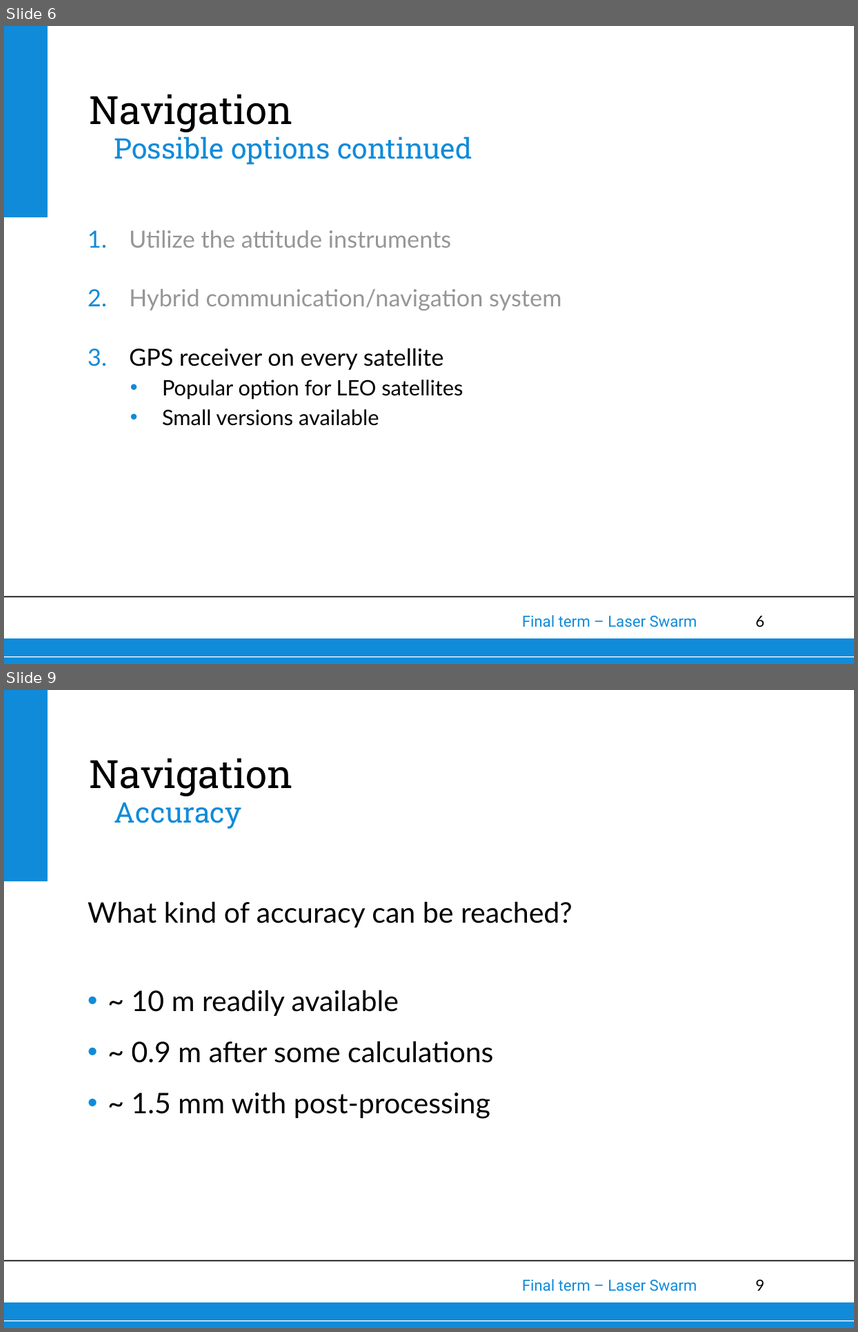
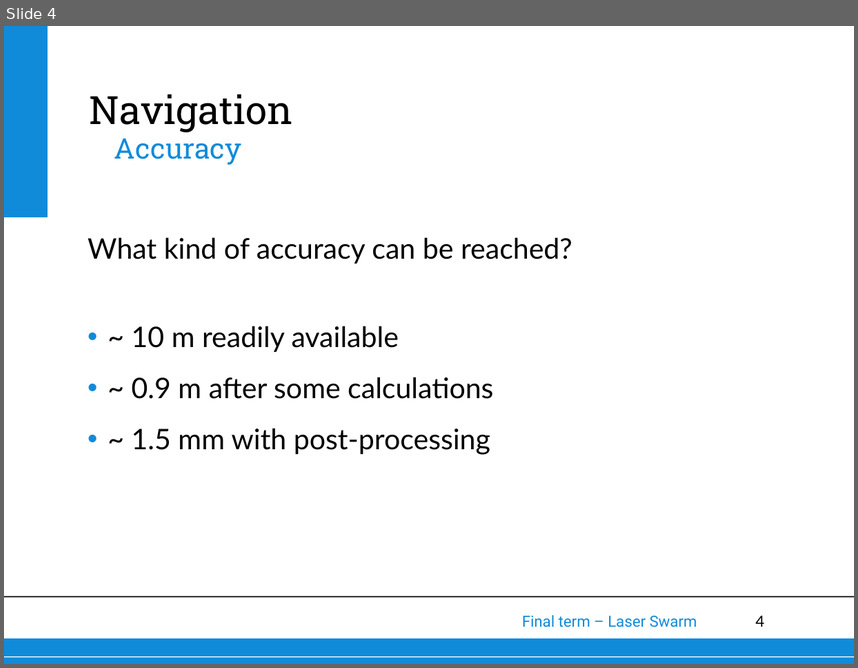
Before and after one commit to thewisenerd/laser-swarm, a slide deck: finalPresentation/subsections/Navigation.ppt. Shown one above the other, each under a label of ours: slides 6 and 9 before the commit, slide 4 after it; the slides between them are not shown. The pictures are 858x1332 and 858x668 pixels, drawn with LibreOffice and Linux fonts; fonts in the diff are those of the drawing; background and template pictures are left out. Boxes give left, top, right and bottom in pixels: in the first picture for what was removed or moved away, otherwise in the second. Text is boxed around its words. In the diff, an @@ line names an element or a change of style, - is before the commit and + after.

```diff
--- a/finalPresentation/subsections/Navigation.ppt
+++ b/finalPresentation/subsections/Navigation.ppt
@@ slide 6 removed at (4,26,854,664), background #FFFFFF; not listed: 6 template elements that a slide beside it also shows @@
@@ title removed at (90,94,293,132) @@
-Navigation
@@ text removed at (114,136,473,165) @@
-Possible options continued
@@ text removed at (129,230,562,426) @@
-1. Utilize the attitude instruments
-2. Hybrid communication/navigation system
-3. GPS receiver on every satellite
-  • Popular option for LEO satellites
-  • Small versions available
@@ what was slide 9 is now slide 4 @@
@@ page number at (755,615,764,626): text changed @@
-9
+4
```
Also in this commit, not shown: 3 slides changed, 5 other slides removed, 1 other file.
